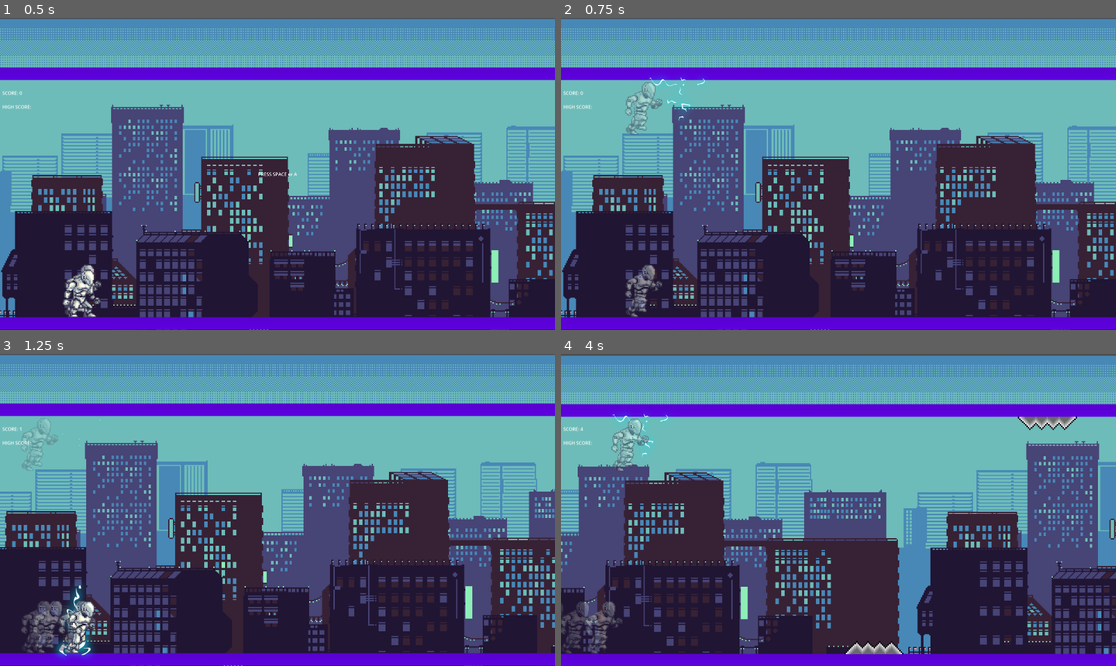
Above: before the commit, frames 1-4 (two rows, left to right).
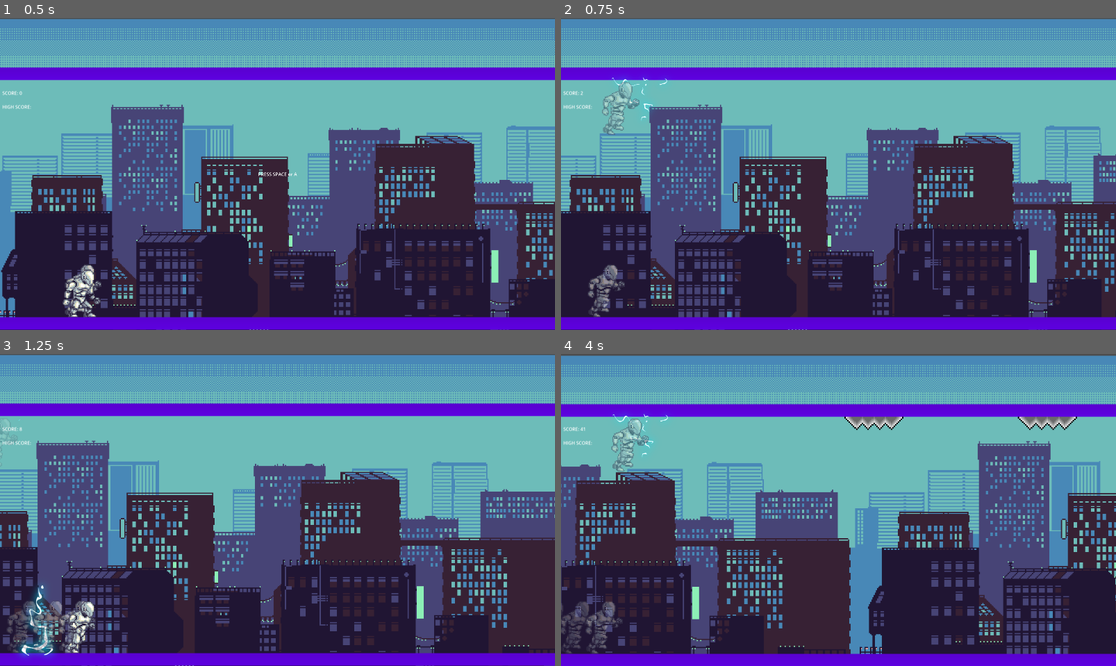
Above: after the commit, the same moments.

Repository: Diviyan20/Endless-Runner
Game: Godot game, scene res://Scenes/Main Map.tscn
Same seed, same stepped clock (60 frames per second), same inputs: the game is played once before the commit and once after it. This scene is started directly instead of the project's main scene.
Inputs (mouse positions are in pixels of both pictures, inside the frame that each line leads up to):
- Up to frame 1 (0.5 s): no input
- Up to frame 2 (0.75 s): tap Space at 0.5 s; move the mouse to (960, 158) at 0.52 s
- Up to frame 3 (1.25 s): tap Enter (ui_accept) at 0.77 s
- Up to frame 4 (4 s): move the mouse to (727, 525) at 1.27 s; tap Enter (ui_accept) at 1.52, 3.02, 3.77 s; move the mouse to (894, 441) at 2.02 s; move the mouse to (810, 572) at 2.77 s; move the mouse to (1005, 556) at 3.52 s

Frame 1 is identical in both runs. In frame 2, 28% of the frame differs, in the area x 0-100%, y 3-100%; in frame 3, 33%; in frame 4, 34%, in the area x 0-100%, y 20-97%.

Commit message:
Speed and Score Adjustments

Diff:
--- a/Scripts/Main_Map/main_map.gd
+++ b/Scripts/Main_Map/main_map.gd
@@ -17,9 +17,10 @@
 var cam_original_pos = Vector2.ZERO
 
 const START_SPEED: float = 10.0
-const MAX_SPEED: int = 25
+const MAX_SPEED: float = 15.0
 const FLOOR_Y = 1015
 const CEILING_Y =230
+const SCORE_MODIFIER: int = 50
 
 func _ready():
 	cam_original_pos = $Camera2D.position
@@ -39,7 +40,11 @@
 	pass
 
 func _process(delta):
+	score += speed
 	if game_running:
+		speed = START_SPEED + score / 5000
+		if speed > MAX_SPEED:
+			speed = MAX_SPEED
 		show_score()
 		$Player.position.x += speed
 		$Camera2D.position.x += speed
@@ -62,19 +67,11 @@
 		pass
 
 func show_score():
-	$HUD.get_node("Score Label").text = "SCORE: " + str(score)
+	$HUD.get_node("Score Label").text = "SCORE: " + str(score / SCORE_MODIFIER)
 	pass
 
 func start_shake():
 	shake_timer = shake_duration
-
-func _on_score_timer_timeout() -> void:
-	score += 1
-
-	speed = min(START_SPEED + int(score / 10) * 5, MAX_SPEED)
-	show_score()
-	pass
-
 
 func _on_spawn_timer_timeout() -> void:
 	var spike = spikes_scene.instantiate()
@@ -82,7 +79,7 @@
 	var sprite_height = spike_sprite.texture.get_size().y
 	var spawn_x = $Camera2D.position.x + screen_size.x
 
-	if randi() % 2 == 0:
+	if randi() % 3 == 0:
 		# Ground
 		spike.position = Vector2(spawn_x, FLOOR_Y - sprite_height / 2)
 	else:
